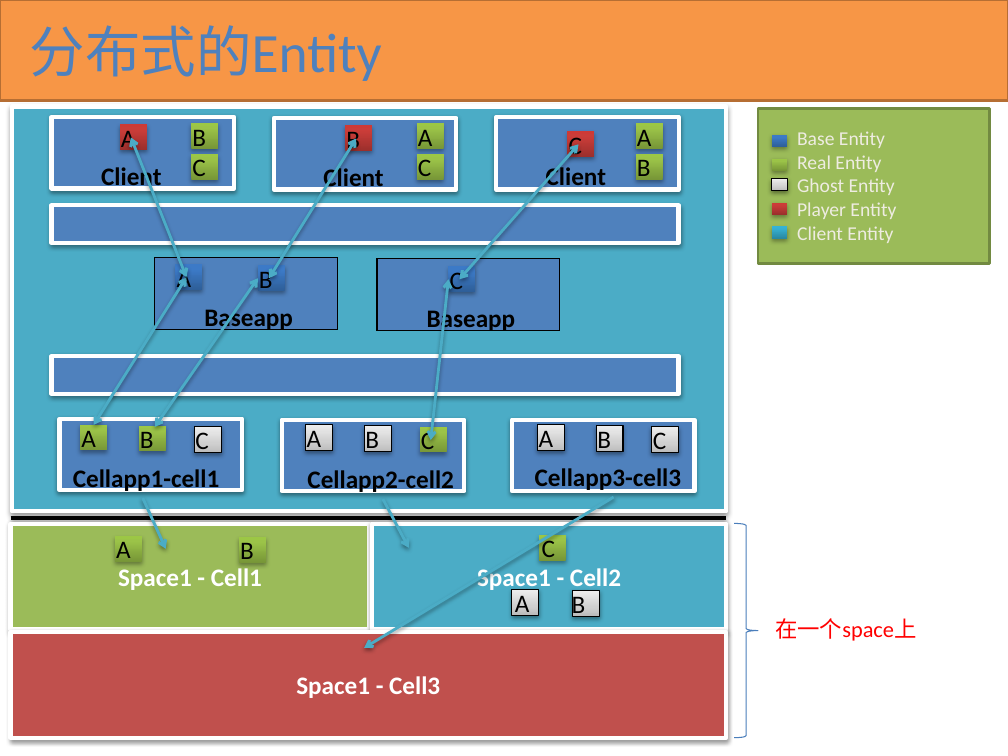
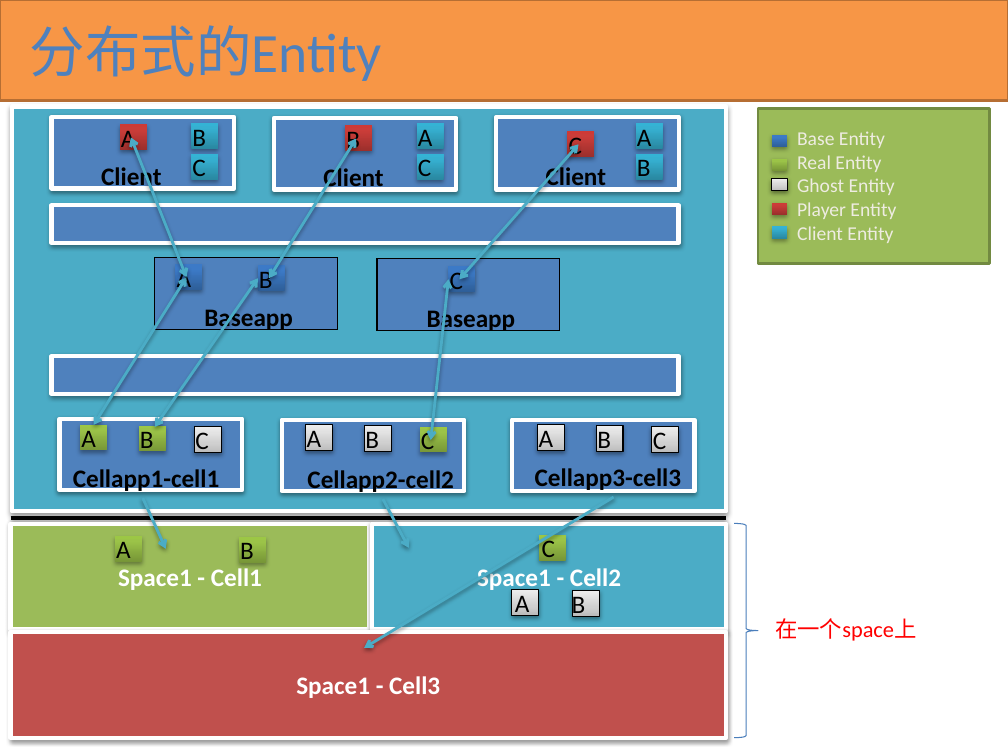
Before and after one commit to kbengine/kbengine_docs, a slide deck: slide 32 of KBEngine overview(cn).pptx. Drawn at 1008x756 pixels with LibreOffice and Linux fonts; fonts in the diff are those of the drawing. Boxes give left, top, right and bottom in pixels: in the first picture for what was removed or moved away, otherwise in the second. Text is boxed around its words. In the diff, an @@ line names an element or a change of style, - is before the commit and + after.

```diff
--- a/KBEngine overview(cn).pptx
+++ b/KBEngine overview(cn).pptx
@@ fill gradient #779737 to #9BC348 to #9DC746 to gradient #2A88A2 to #37B1D2 to #34B4D6 in 6 elements at (192, 123, 219, 148), (192, 154, 219, 179), (416, 123, 444, 148), (416, 154, 444, 179), (636, 123, 663, 148), (636, 154, 663, 179) @@
```
Also in this commit, not shown: 3 other slides changed.
